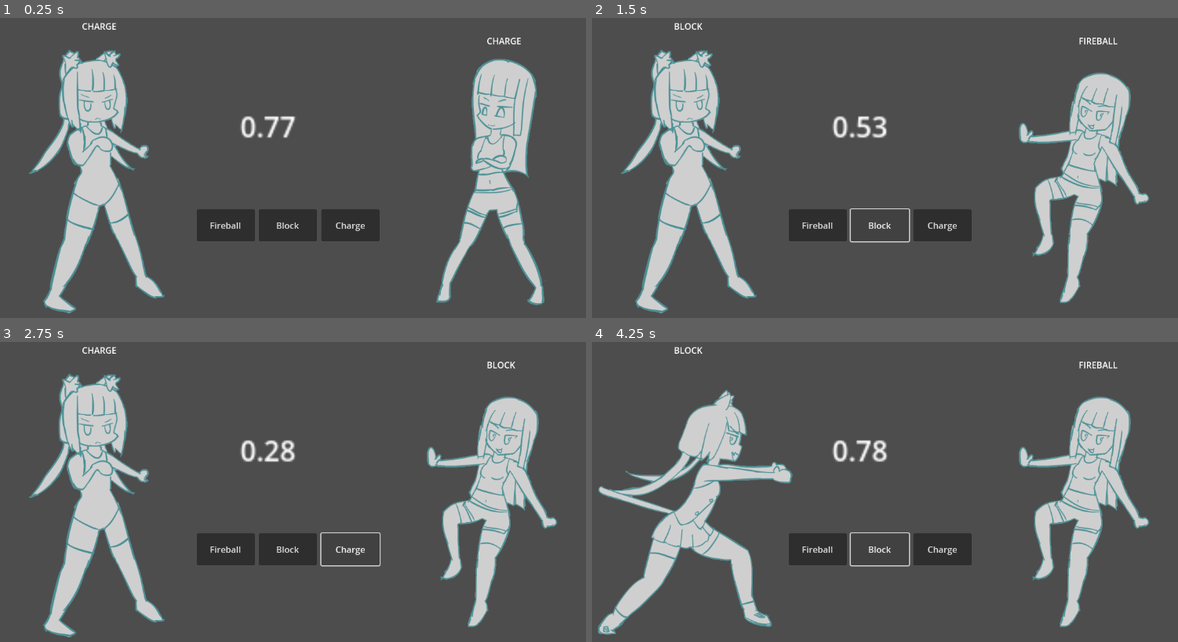
Above: before the commit, frames 1-4 (two rows, left to right).
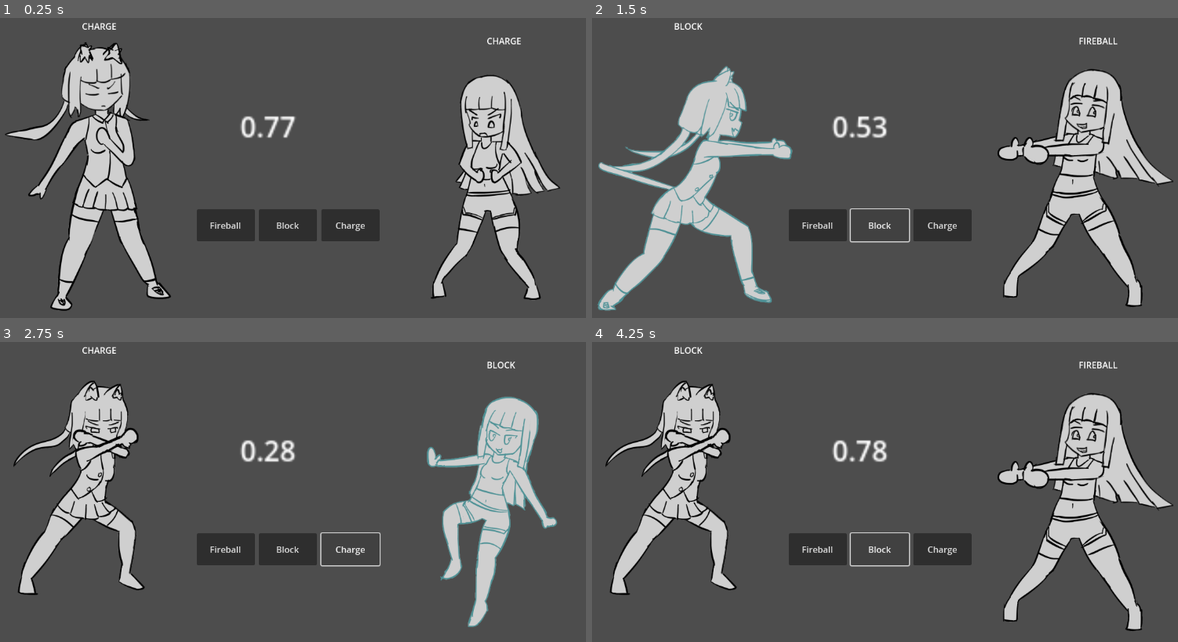
Above: after the commit, the same moments.

Repository: BeatMil/TobPaCharge
Game: Godot game, scene res://scenes/battle.tscn
Same seed, same stepped clock (60 frames per second), same inputs: the game is played once before the commit and once after it.
Inputs:
- Up to frame 1 (0.25 s): no input
- Up to frame 2 (1.5 s): click "Fireball" at 0.5 s; click "Block" at 1.25 s
- Up to frame 3 (2.75 s): click "Charge" at 2 s
- Up to frame 4 (4.25 s): click "Fireball" at 2.75 s; click "Block" at 3.5 s

The runs differ from the first frame. In frame 1, 12% of the frame differs, in the area x 0-96%, y 8-99%; in frame 2, 17%; in frame 3, 7.3%; in frame 4, 18%, in the area x 0-100%, y 12-98%.

Commit message:
Add block, charge animation
Also, update animation make it play next turn

Diff:
--- a/nodes/Player.tscn
+++ b/nodes/Player.tscn
@@ -1,24 +1,10 @@
-[gd_scene load_steps=8 format=3 uid="uid://d1dreux08gbt"]
+[gd_scene load_steps=12 format=3 uid="uid://d1dreux08gbt"]
 
-[ext_resource type="Texture2D" uid="uid://bhilkjo6hnj61" path="res://media/FirstChar/FirstChar_holder.png" id="1_mjyin"]
+[ext_resource type="Texture2D" uid="uid://bhilkjo6hnj61" path="res://media/FirstChar_holder.png" id="1_mjyin"]
 [ext_resource type="Script" path="res://scripts/Player.gd" id="1_nivk1"]
 [ext_resource type="Texture2D" uid="uid://cnelufqm0nn36" path="res://media/FirstChar/FirstChar_fireball.png" id="3_20fhk"]
-
-[sub_resource type="Animation" id="Animation_tv0p2"]
-resource_name = "idle"
-length = 0.001
-tracks/0/type = "value"
-tracks/0/imported = false
-tracks/0/enabled = true
-tracks/0/path = NodePath("Sprite:texture")
-tracks/0/interp = 1
-tracks/0/loop_wrap = true
-tracks/0/keys = {
-"times": PackedFloat32Array(0),
-"transitions": PackedFloat32Array(1),
-"update": 1,
-"values": [ExtResource("1_mjyin")]
-}
+[ext_resource type="Texture2D" uid="uid://pskxmpxq37qc" path="res://media/FirstChar/FirstChar_block.png" id="4_73o7j"]
+[ext_resource type="Texture2D" uid="uid://blsgqkxoawu8e" path="res://media/FirstChar/FirstChar_charge.png" id="5_ye5wi"]
 
 [sub_resource type="Animation" id="Animation_0vekx"]
 length = 0.001
@@ -51,9 +37,59 @@
 "values": [ExtResource("3_20fhk")]
 }
 
+[sub_resource type="Animation" id="Animation_tv0p2"]
+resource_name = "idle"
+length = 0.001
+tracks/0/type = "value"
+tracks/0/imported = false
+tracks/0/enabled = true
+tracks/0/path = NodePath("Sprite:texture")
+tracks/0/interp = 1
+tracks/0/loop_wrap = true
+tracks/0/keys = {
+"times": PackedFloat32Array(0),
+"transitions": PackedFloat32Array(1),
+"update": 1,
+"values": [ExtResource("1_mjyin")]
+}
+
+[sub_resource type="Animation" id="Animation_l5ppu"]
+resource_name = "block"
+length = 0.001
+tracks/0/type = "value"
+tracks/0/imported = false
+tracks/0/enabled = true
+tracks/0/path = NodePath("Sprite:texture")
+tracks/0/interp = 1
+tracks/0/loop_wrap = true
+tracks/0/keys = {
+"times": PackedFloat32Array(0),
+"transitions": PackedFloat32Array(1),
+"update": 1,
+"values": [ExtResource("4_73o7j")]
+}
+
+[sub_resource type="Animation" id="Animation_pfoks"]
+resource_name = "charge"
+length = 0.001
+tracks/0/type = "value"
+tracks/0/imported = false
+tracks/0/enabled = true
+tracks/0/path = NodePath("Sprite:texture")
+tracks/0/interp = 1
+tracks/0/loop_wrap = true
+tracks/0/keys = {
+"times": PackedFloat32Array(0),
+"transitions": PackedFloat32Array(1),
+"update": 1,
+"values": [ExtResource("5_ye5wi")]
+}
+
 [sub_resource type="AnimationLibrary" id="AnimationLibrary_wq4l7"]
 _data = {
 "RESET": SubResource("Animation_0vekx"),
+"block": SubResource("Animation_l5ppu"),
+"charge": SubResource("Animation_pfoks"),
 "fireball": SubResource("Animation_n7kqx"),
 "idle": SubResource("Animation_tv0p2")
 }
--- a/nodes/bot.tscn
+++ b/nodes/bot.tscn
@@ -1,8 +1,25 @@
-[gd_scene load_steps=8 format=3 uid="uid://bcaie6x0r2o7p"]
+[gd_scene load_steps=12 format=3 uid="uid://bcaie6x0r2o7p"]
 
 [ext_resource type="Script" path="res://scripts/bot.gd" id="1_7ebhj"]
-[ext_resource type="Texture2D" uid="uid://ddsc1u18jewb" path="res://media/SecondChar/SecondChar_holder.png" id="2_ov81c"]
-[ext_resource type="Texture2D" uid="uid://dowkcuaaf4qgd" path="res://media/SecondChar/SecondChar_fireball.png" id="3_wceix"]
+[ext_resource type="Texture2D" uid="uid://ddsc1u18jewb" path="res://media/SecondChar_holder.png" id="2_ov81c"]
+[ext_resource type="Texture2D" uid="uid://dowkcuaaf4qgd" path="res://media/SecondChar/SecondChar_block.png" id="3_wceix"]
+[ext_resource type="Texture2D" uid="uid://bpmc3anpihb54" path="res://media/SecondChar/SecondChar_fireball.png" id="4_acwvc"]
+[ext_resource type="Texture2D" uid="uid://dyb1swa610nhf" path="res://media/SecondChar/SecondChar_charge.png" id="5_bslsp"]
+
+[sub_resource type="Animation" id="Animation_3sjde"]
+length = 0.001
+tracks/0/type = "value"
+tracks/0/imported = false
+tracks/0/enabled = true
+tracks/0/path = NodePath("Sprite:texture")
+tracks/0/interp = 1
+tracks/0/loop_wrap = true
+tracks/0/keys = {
+"times": PackedFloat32Array(0),
+"transitions": PackedFloat32Array(1),
+"update": 1,
+"values": [ExtResource("2_ov81c")]
+}
 
 [sub_resource type="Animation" id="Animation_08ybx"]
 resource_name = "idle"
@@ -20,23 +37,8 @@
 "values": [ExtResource("2_ov81c")]
 }
 
-[sub_resource type="Animation" id="Animation_3sjde"]
-length = 0.001
-tracks/0/type = "value"
-tracks/0/imported = false
-tracks/0/enabled = true
-tracks/0/path = NodePath("Sprite:texture")
-tracks/0/interp = 1
-tracks/0/loop_wrap = true
-tracks/0/keys = {
-"times": PackedFloat32Array(0),
-"transitions": PackedFloat32Array(1),
-"update": 1,
-"values": [ExtResource("2_ov81c")]
-}
-
 [sub_resource type="Animation" id="Animation_vyhkl"]
-resource_name = "fireball"
+resource_name = "block"
 length = 0.001
 tracks/0/type = "value"
 tracks/0/imported = false
@@ -51,10 +53,44 @@
 "values": [ExtResource("3_wceix")]
 }
 
+[sub_resource type="Animation" id="Animation_pf7un"]
+resource_name = "fireball"
+length = 0.001
+tracks/0/type = "value"
+tracks/0/imported = false
+tracks/0/enabled = true
+tracks/0/path = NodePath("Sprite:texture")
+tracks/0/interp = 1
+tracks/0/loop_wrap = true
+tracks/0/keys = {
+"times": PackedFloat32Array(0),
+"transitions": PackedFloat32Array(1),
+"update": 1,
+"values": [ExtResource("4_acwvc")]
+}
+
+[sub_resource type="Animation" id="Animation_m3swk"]
+resource_name = "charge"
+length = 0.001
+tracks/0/type = "value"
+tracks/0/imported = false
+tracks/0/enabled = true
+tracks/0/path = NodePath("Sprite:texture")
+tracks/0/interp = 1
+tracks/0/loop_wrap = true
+tracks/0/keys = {
+"times": PackedFloat32Array(0),
+"transitions": PackedFloat32Array(1),
+"update": 1,
+"values": [ExtResource("5_bslsp")]
+}
+
 [sub_resource type="AnimationLibrary" id="AnimationLibrary_jb0rc"]
 _data = {
 "RESET": SubResource("Animation_3sjde"),
-"fireball": SubResource("Animation_vyhkl"),
+"block": SubResource("Animation_vyhkl"),
+"charge": SubResource("Animation_m3swk"),
+"fireball": SubResource("Animation_pf7un"),
 "idle": SubResource("Animation_08ybx")
 }
 
--- a/scripts/Player.gd
+++ b/scripts/Player.gd
@@ -11,14 +11,18 @@
 func random_action():
 	chosen_action = randi() % ActionEnum.actions.size()
 	$"ActionLabel".text = ActionEnum.actions.keys()[chosen_action]
-	if chosen_action == ActionEnum.actions.FIREBALL:
-		$"AnimationPlayer".play("fireball")
 
 
 func new_turn():
 	pass
-	random_action()
+	# random_action()
 	# print("PLAYER: %s"%[ActionEnum.actions.find_key(chosen_action)])
+	if chosen_action == ActionEnum.actions.FIREBALL:
+		$"AnimationPlayer".play("fireball")
+	elif chosen_action == ActionEnum.actions.BLOCK:
+		$"AnimationPlayer".play("block")
+	elif chosen_action == ActionEnum.actions.CHARGE:
+		$"AnimationPlayer".play("charge")
 
 
 func _on_fire_ball_button_pressed():
--- a/scripts/bot.gd
+++ b/scripts/bot.gd
@@ -11,11 +11,18 @@
 func random_action():
 	# I don't know how this line work but that's fine XD
 	chosen_action = randi() % ActionEnum.actions.size()
-	$"Label".text = ActionEnum.actions.keys()[chosen_action]
-	if chosen_action == ActionEnum.actions.FIREBALL:
-		$"AnimationPlayer".play("fireball")
 
 
 func new_turn():
 	random_action()
-	# print("BOT: %s"%[ActionEnum.actions.find_key(chosen_action)])
+
+	# Update action Label
+	$"Label".text = ActionEnum.actions.keys()[chosen_action]
+
+	# Update animation
+	if chosen_action == ActionEnum.actions.FIREBALL:
+		$"AnimationPlayer".play("fireball")
+	elif chosen_action == ActionEnum.actions.BLOCK:
+		$"AnimationPlayer".play("block")
+	elif chosen_action == ActionEnum.actions.CHARGE:
+		$"AnimationPlayer".play("charge")
Binary file added: media/FirstChar/FirstChar_block.png
Binary file added: media/FirstChar/FirstChar_charge.png
Binary file added: media/SecondChar/SecondChar_block.png
Binary file added: media/SecondChar/SecondChar_charge.png
Binary file changed: media/SecondChar/SecondChar_fireball.png
